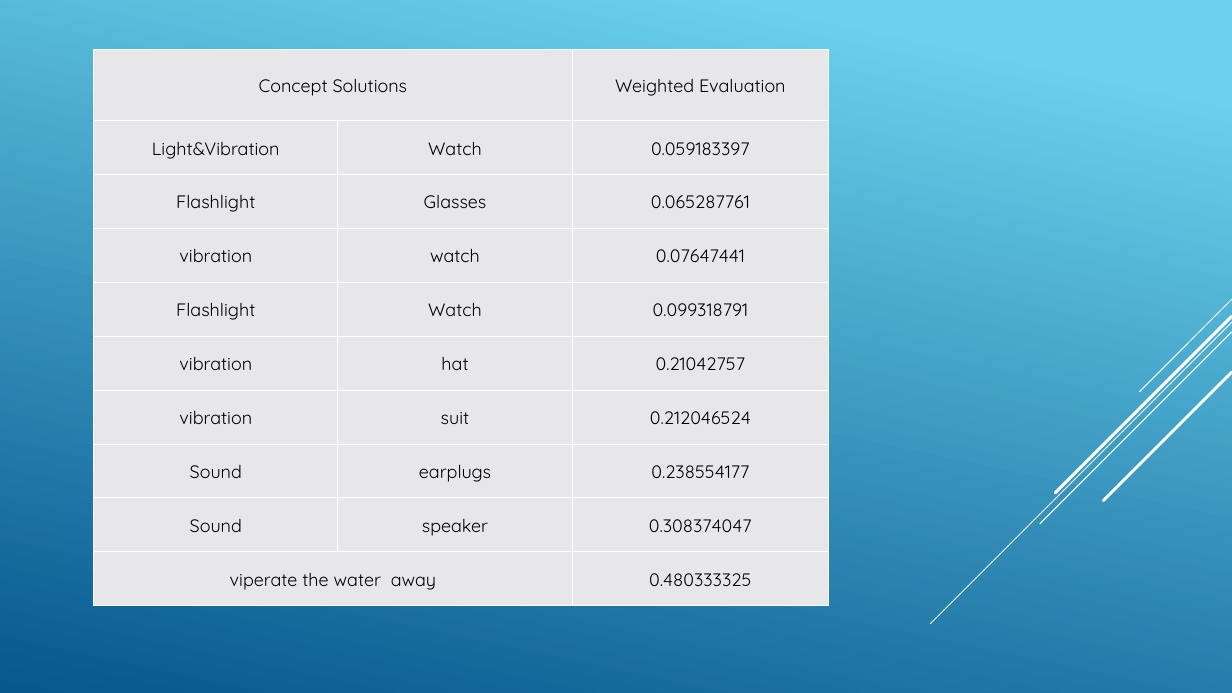
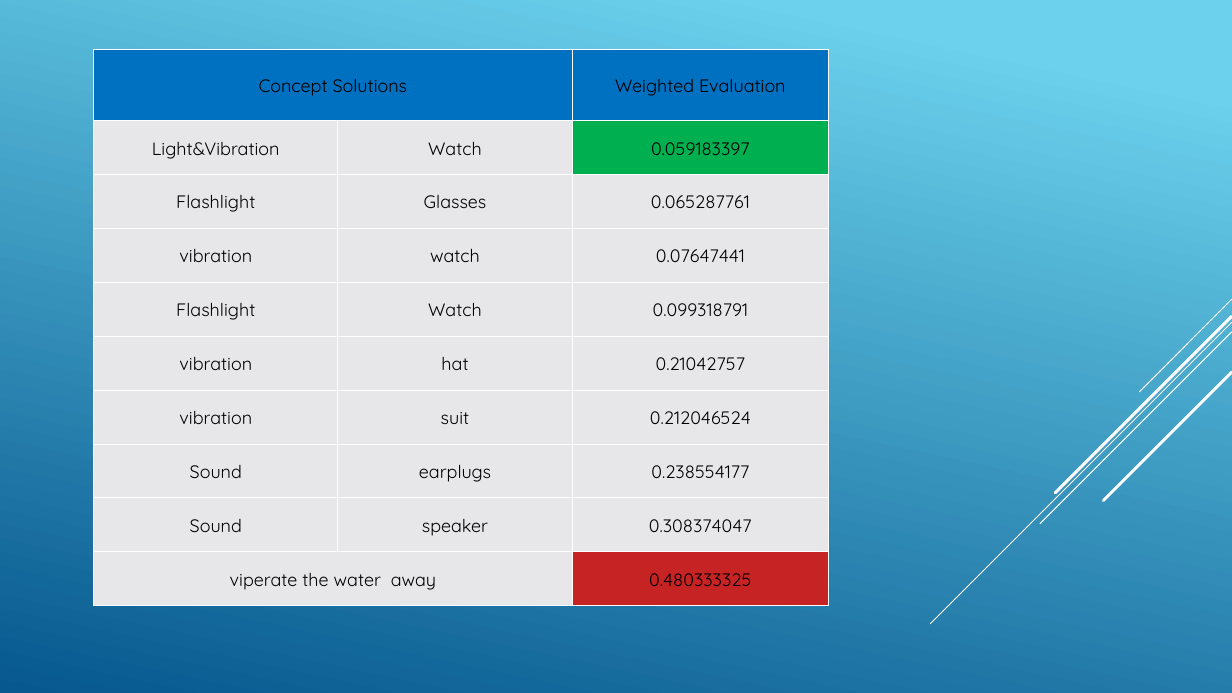
Before and after one commit to USNMasterEmSys2018/System-Engineering, a slide deck: slide 23 of S.A.V.E/Security Application Via Engineering.pptx. Drawn at 1232x693 pixels with LibreOffice and Linux fonts; fonts in the diff are those of the drawing. Boxes give left, top, right and bottom in pixels: in the first picture for what was removed or moved away, otherwise in the second. Text is boxed around its words. In the diff, an @@ line names an element or a change of style, - is before the commit and + after.

Commit message:
final PP 1

```diff
--- a/S.A.V.E/Security Application Via Engineering.pptx
+++ b/S.A.V.E/Security Application Via Engineering.pptx
@@ table at (x1=94, y1=50, x2=830, y2=606) @@
@@ fill #E7E8EA to #0070C0 in 2 cells @@
@@ fill #E7E8EA to #00B050 in row 2, column 3 @@
@@ fill #E7E8EA to #C62324 in row 10, column 3 @@
```
